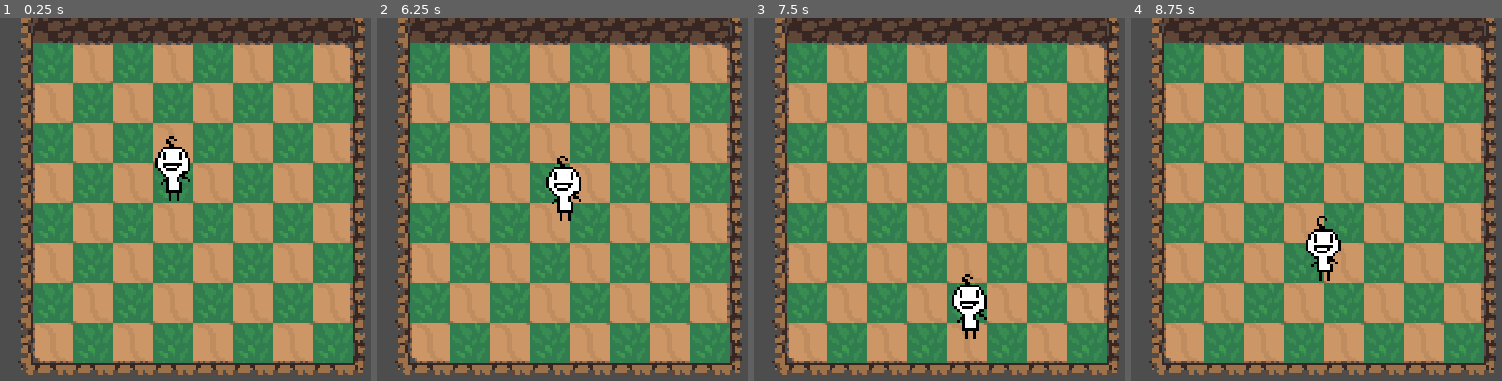
Above: before the commit, frames 1-4 (left to right).
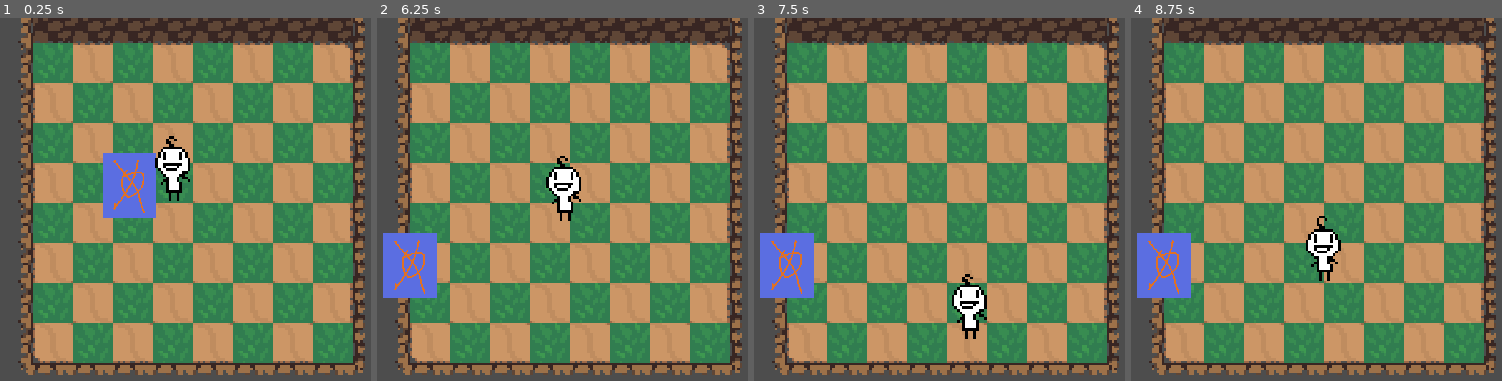
Above: after the commit, the same moments.

Repository: esp-ahz/demo
Game: Godot game, scene res://Level/demo_level/demo_level.tscn
Same seed, same stepped clock (60 frames per second), same inputs: the game is played once before the commit and once after it.
Inputs (mouse positions are in pixels of both pictures, inside the frame that each line leads up to):
- Up to frame 1 (0.25 s): no input
- Up to frame 2 (6.25 s): tap Enter at 0.5 s; move the mouse to (529, 333) at 0.52 s; press the mouse at (529, 333) at 0.53 s; release the mouse at (529, 333) at 1.25 s; drag from (outside the picture) to (529, 333) at 1.27 s; move the mouse to (outside the picture) at 2.02 s; press the mouse at (outside the picture) at 2.03 s; release the mouse at (outside the picture) at 2.75 s; drag from (610, 243) to (outside the picture) at 2.77 s; tap Space at 3.5 s; move the mouse to (451, 130) at 3.52 s; press the mouse at (451, 130) at 3.53 s; release the mouse at (451, 130) at 4.25 s; drag from (744, 221) to (451, 130) at 4.27 s; move the mouse to (410, 264) at 5.02 s; press the mouse at (410, 264) at 5.03 s; release the mouse at (410, 264) at 5.75 s; drag from (651, 145) to (410, 264) at 5.77 s
- Up to frame 3 (7.5 s): move the mouse to (906, 333) at 6.52 s; press the mouse at (906, 333) at 6.53 s; release the mouse at (906, 333) at 7.25 s; drag from (outside the picture) to (906, 333) at 7.27 s
- Up to frame 4 (8.75 s): move the mouse to (outside the picture) at 8.02 s; press the mouse at (outside the picture) at 8.03 s

The runs differ from the first frame. In frame 1, 2.6% of the frame differs, in the area x 27-43%, y 37-56%; in frame 2, 2.6%, in the area x 1-17%, y 59-78%; in frame 3, 2.6%; in frame 4, 2.6%.

Commit message:
feat: drag the dummy card everywhere

Diff:
--- /dev/null
+++ b/Card/card_dummy/card_dummy.tscn
@@ -0,0 +1,32 @@
+[gd_scene load_steps=5 format=3 uid="uid://bxhkbi765n24f"]
+
+[ext_resource type="Script" path="res://Card/drag.gd" id="1_06e8h"]
+[ext_resource type="Texture2D" uid="uid://b07aagbicwtt6" path="res://Card/card_dummy/dummy-card.png" id="1_v0nax"]
+
+[sub_resource type="RectangleShape2D" id="RectangleShape2D_0fmxv"]
+size = Vector2(128, 156)
+
+[sub_resource type="SpriteFrames" id="SpriteFrames_yyaaw"]
+animations = [{
+"frames": [{
+"duration": 1.0,
+"texture": ExtResource("1_v0nax")
+}],
+"loop": true,
+"name": &"default",
+"speed": 5.0
+}]
+
+[node name="card_dummy" type="Node2D"]
+script = ExtResource("1_06e8h")
+
+[node name="Area2D" type="Area2D" parent="."]
+
+[node name="CollisionShape2D" type="CollisionShape2D" parent="Area2D"]
+shape = SubResource("RectangleShape2D_0fmxv")
+
+[node name="AnimatedSprite2D" type="AnimatedSprite2D" parent="Area2D"]
+sprite_frames = SubResource("SpriteFrames_yyaaw")
+
+[connection signal="mouse_entered" from="Area2D" to="." method="_on_mouse_entered"]
+[connection signal="mouse_exited" from="Area2D" to="." method="_on_mouse_exited"]
--- /dev/null
+++ b/Card/drag.gd
@@ -0,0 +1,36 @@
+extends Node2D
+
+var isMouseIn = false
+var isDragging = false
+
+var lastMousePos: Vector2
+
+const sensitive = 1
+const speed = 20.0
+
+# Called when the node enters the scene tree for the first time.
+func _ready():
+	pass
+
+# Called every frame. 'delta' is the elapsed time since the previous frame.
+func _process(delta):
+	if isMouseIn == false && isDragging == false:
+		return
+
+	if Input.is_action_pressed("left_click"):
+		isDragging = true
+		set_position(get_global_mouse_position())
+
+
+	if Input.is_action_just_released("left_click"):
+		isDragging = false
+
+func _on_mouse_entered():
+	if isDragging:
+		return
+	isMouseIn = true
+
+func _on_mouse_exited():
+	if isDragging:
+		return
+	isMouseIn = false
--- a/Level/demo_level/demo_level.tscn
+++ b/Level/demo_level/demo_level.tscn
@@ -10,6 +10,7 @@
 [ext_resource type="Script" path="res://Level/demo_level/TileMap.gd" id="8_fq72i"]
 [ext_resource type="Script" path="res://Level/demo_level/Camera.gd" id="9_p5yiv"]
 [ext_resource type="PackedScene" uid="uid://ckr5f1dlayii2" path="res://Player/player_dummy/player_dummy.tscn" id="10_y361g"]
+[ext_resource type="PackedScene" uid="uid://bxhkbi765n24f" path="res://Card/card_dummy/card_dummy.tscn" id="11_8ftn3"]
 
 [sub_resource type="TileSetAtlasSource" id="TileSetAtlasSource_6ttqc"]
 texture = ExtResource("1_ny5t6")
@@ -282,3 +283,6 @@
 
 [node name="CharacterBody2D" parent="." instance=ExtResource("10_y361g")]
 position = Vector2(144, 144)
+
+[node name="card_dummy" parent="." instance=ExtResource("11_8ftn3")]
+position = Vector2(231, 342)
--- a/Player/player_dummy/player_dummy.tscn
+++ b/Player/player_dummy/player_dummy.tscn
@@ -1,7 +1,7 @@
 [gd_scene load_steps=9 format=3 uid="uid://ckr5f1dlayii2"]
 
 [ext_resource type="Script" path="res://Player/player_dummy/player_dummy.gd" id="1_o7eql"]
-[ext_resource type="Texture2D" uid="uid://byhnfcf35v2ga" path="res://Player/player_dummy/player_dummy.png" id="2_bwqnc"]
+[ext_resource type="Texture2D" uid="uid://byhnfcf35v2ga" path="res://Player/Sprite-0001.png" id="2_bwqnc"]
 
 [sub_resource type="AtlasTexture" id="AtlasTexture_8wpdt"]
 atlas = ExtResource("2_bwqnc")
--- a/project.godot
+++ b/project.godot
@@ -45,6 +45,14 @@
 "roughness/src_normal": ""
 }
 
+[input]
+
+left_click={
+"deadzone": 0.5,
+"events": [Object(InputEventMouseButton,"resource_local_to_scene":false,"resource_name":"","device":-1,"window_id":0,"alt_pressed":false,"shift_pressed":false,"ctrl_pressed":false,"meta_pressed":false,"button_mask":0,"position":Vector2(0, 0),"global_position":Vector2(0, 0),"factor":1.0,"button_index":1,"canceled":false,"pressed":false,"double_click":false,"script":null)
+]
+}
+
 [rendering]
 
 textures/canvas_textures/default_texture_filter=0
Binary file added: Card/card_dummy/dummy-card.png
Not shown, added: Card/card_dummy/dummy-card.png.import
Not shown: 1 places in Level/demo_level/demo_level.tscn that only renumber resources
